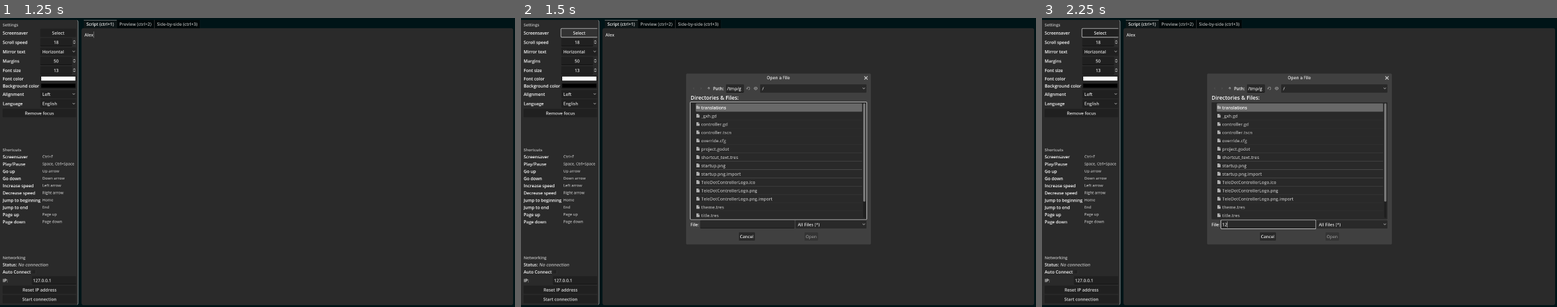
Above: before the commit, frames 1-3 (left to right).
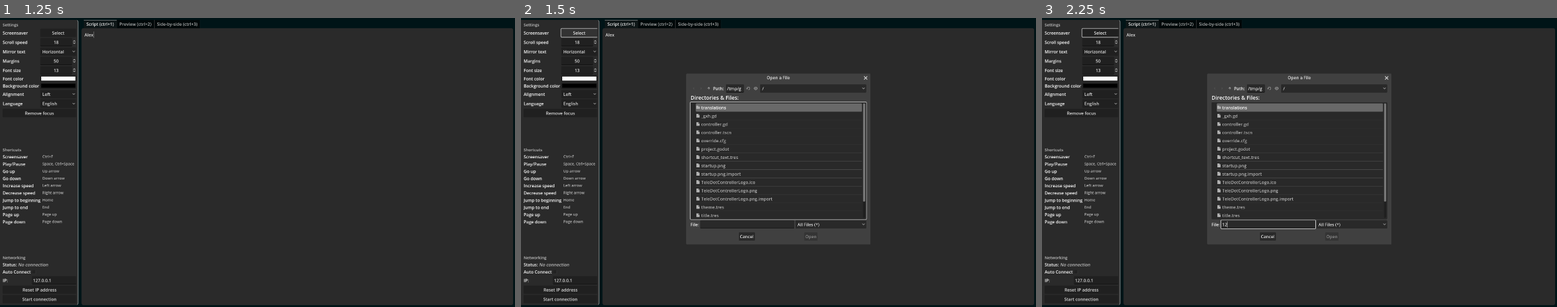
Above: after the commit, the same moments.

Repository: VoylinsGamedevJourney/teledot
Game: Godot game, scene res://controller.tscn
The game is run twice, just before and just after one commit, with the same random seed, the same clock (stepped at 60 frames per second) and the same inputs.
Inputs (mouse positions are in pixels of both pictures, inside the frame that each line leads up to):
- Up to frame 1 (1.25 s): click (298, 165) at 0.52 s; type "Alex" at 0.6 s
- Up to frame 2 (1.5 s): click "Select" at 1.25 s
- Up to frame 3 (2.25 s): click (1268, 223) at 2.02 s; type "12" at 2.1 s

Frame 1 is identical in both runs. In frame 2, 0.1% of the frame differs, in the area x 53-68%, y 20-77%; in frame 3, less than 0.1%.

Commit message:
Adding some basic UML

Diff:
--- a/src_controller/controller.gd
+++ b/src_controller/controller.gd
@@ -71,7 +71,7 @@
 			status = current_status
 			connection_changed()
 	# Auto grabs IP and connects if enabled
-	elif listener.is_bound() && listener.get_available_packet_count() > 0:
+	elif listener.is_bound() and listener.get_available_packet_count() > 0:
 		listener.get_packet()
 		%IPLineEdit.text = str(listener.get_packet_ip())
 
Not shown, added: TeleDot.drawio
